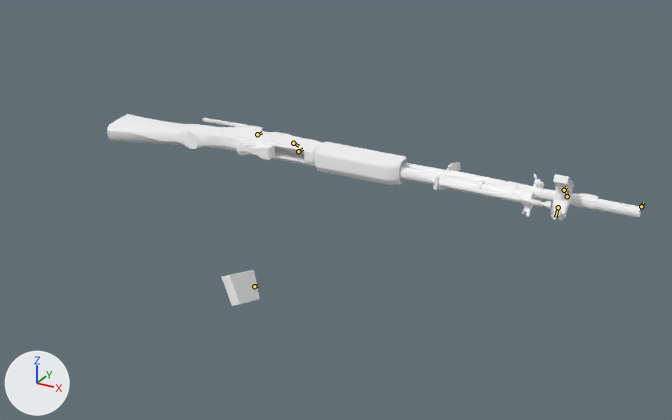
An edit to the glTF model xogot/assets/weapons/aether_waw_real/bar/viewmodel.glb, drawn before and after from the same camera.
Both versions are drawn from a camera (50 mm lens) standing at (1.021, -1.682, 0.719) and looking at (0.153, -0.104, -0.07). The axes (+X, +Y, +Z) are drawn at lower left. The lights are the same throughout. The older version comes first. Both versions are drawn at frame 43 of the action 'PSA_viewmodel_bar_reload'; the numbers are the values there. The bones that change, and the others that lie on the model, are drawn over the model as lines.

Objects in the first picture: 'BARGunModel'.
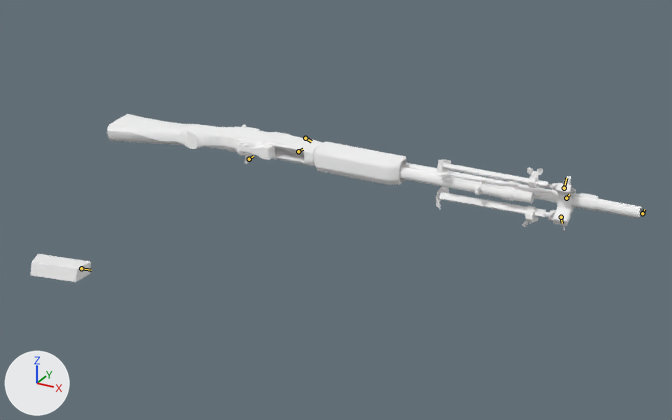
What differs and where, as boxes (x1, y1, x2, y2) in the pictures (672 x 420 px):
'BARGunModel', posed (14% wider, 12% shorter): before (107, 114, 642, 306); after (31, 114, 642, 282)
bone 'tag_bipod_right', root to tip: before (558, 207) to (555, 217); after (564, 188) to (566, 178)
bone 'tag_bipod_left', root to tip: before (567, 196) to (566, 190); after (561, 217) to (562, 223)
bone 'tag_bipod', root to tip: before (564, 190) to (567, 186); after (566, 198) to (569, 194)
bone 'j_clip', root to tip: before (254, 286) to (258, 285); after (81, 268) to (91, 270)
bone 'j_bolt', root to tip: before (257, 134) to (262, 132); after (249, 159) to (253, 156)

What the commit changed:
Bone 'tag_bipod_right' (bone_tag_bipod_right) moves from (0.0, -0.042, -0.013) to (0.0, 0.0, 0.0).
Bone 'tag_bipod_right' (bone_tag_bipod_right) turns from (-180, 0, 1) to (0, 0, 0) degrees about its own x, y and z.
Bone 'tag_bipod_left' (bone_tag_bipod_left) moves from (-0.001, -0.013, -0.042) to (0.0, 0.0, 0.0).
Bone 'tag_bipod_left' (bone_tag_bipod_left) turns from (-180, 1, 0) to (0, 0, 0) degrees about its own x, y and z.
Bone 'tag_bipod' (bone_tag_bipod) moves from (0.0, -0.027, 0.027) to (0.0, 0.0, 0.0).
Bone 'j_clip' (bone_j_clip) moves from (-0.223, 0.158, -0.474) to (-0.223, -0.45, -0.146).
Bone 'j_clip' (bone_j_clip) turns from (-38, 62, -36) to (-6, -16, -67) degrees about its own x, y and z.
Bone 'j_bolt' (bone_j_bolt) moves from (-0.08, 0.039, 0.047) to (-0.081, 0.0, 0.0).
Bone 'j_bolt' (bone_j_bolt) turns from (0, -1, -1) to (0, 0, 0) degrees about its own x, y and z.
